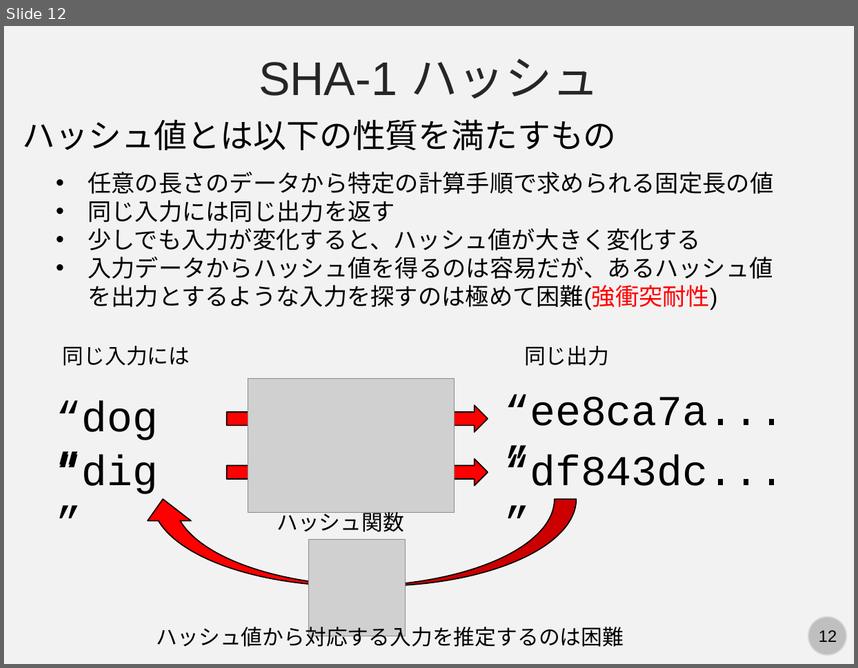
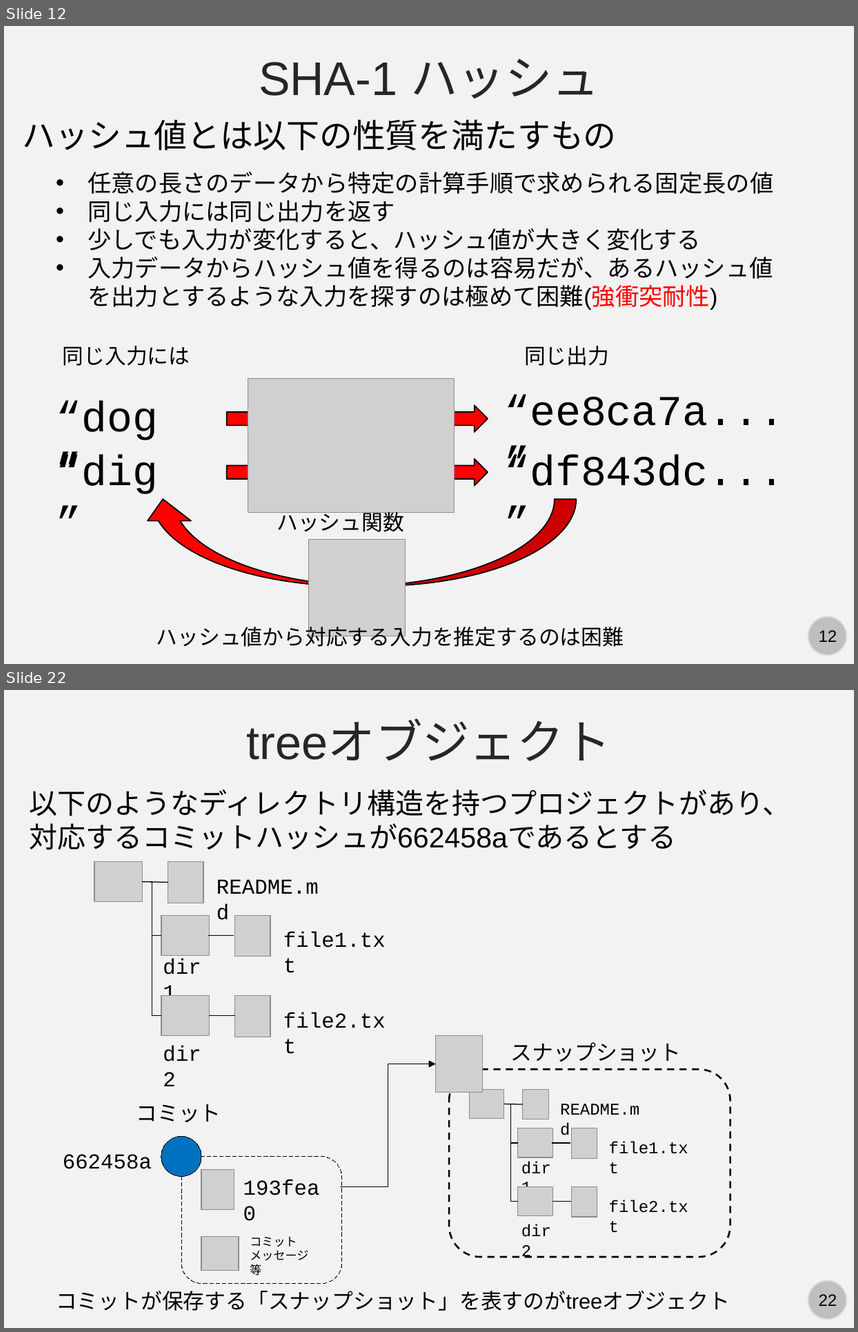
Before and after one commit to kaityo256/github, a slide deck: internals/fig/slide.pptx. Shown one above the other, each under a label of ours: slide 12 before the commit, slides 12 and 22 after it; the slides between them are not shown. The pictures are 858x668 and 858x1332 pixels, drawn with LibreOffice and Linux fonts; fonts in the diff are those of the drawing; grey boxes stand for pictures. Boxes give left, top, right and bottom in pixels: in the first picture for what was removed or moved away, otherwise in the second. Text is boxed around its words. In the diff, an @@ line names an element or a change of style, - is before the commit and + after.

```diff
--- a/internals/fig/slide.pptx
+++ b/internals/fig/slide.pptx
@@ slide 22 added at [4, 690, 854, 1328], background #F2F2F2; not listed: 2 template elements that a slide beside it also shows @@
@@ text added at [247, 721, 611, 761], 40 pt, text #262626 @@
+treeオブジェクト
@@ text added at [29, 789, 791, 850], 24 pt, text #000000 @@
+以下のようなディレクトリ構造を持つプロジェクトがあり、
+対応するコミットハッシュが662458aであるとする
@@ picture added at [94, 862, 142, 902] @@
@@ picture added at [168, 862, 204, 903] @@
@@ line added from (143, 881) to (168, 882), #000000 0.75 pt @@
@@ elbow line added from (143, 881) to (161, 935), #000000 0.75 pt @@
@@ elbow line added from (143, 881) to (161, 1016), #000000 0.75 pt @@
@@ text added at [217, 879, 319, 894], 18 pt, text #000000 @@
+README.md
@@ picture added at [161, 915, 209, 955] @@
@@ picture added at [235, 915, 271, 956] @@
@@ line added from (208, 935) to (234, 935), #000000 0.75 pt @@
@@ text added at [283, 931, 386, 947], 18 pt, text #000000 @@
+file1.txt
@@ text added at [154, 949, 219, 983], 18 pt, text #000000 @@
+dir1
@@ picture added at [161, 995, 209, 1035] @@
@@ picture added at [235, 995, 271, 1036] @@
@@ line added from (209, 1016) to (235, 1016), #000000 0.75 pt @@
@@ text added at [283, 1012, 386, 1028], 18 pt, text #000000 @@
+file2.txt
@@ text added at [154, 1035, 219, 1069], 18 pt, text #000000 @@
+dir2
@@ picture added at [436, 1035, 483, 1092] @@
@@ text added at [511, 1042, 681, 1061], 18 pt, text #000000 @@
+スナップショット
@@ elbow arrow added from (341, 1186) to (436, 1064), #000000 0.5 pt @@
@@ rounded rectangle added at [450, 1069, 731, 1256], outline #000000 1.5 pt dashed @@
@@ text added at [136, 1104, 221, 1122], 18 pt, text #000000 @@
+コミット
@@ ellipse added at [161, 1136, 201, 1176], fill #0070C0, outline #000000 0.75 pt @@
@@ text added at [63, 1154, 152, 1169], 18 pt, text #000000 @@
+662458a
@@ rounded rectangle added at [181, 1156, 342, 1283], outline #000000 0.75 pt dashed @@
@@ picture added at [201, 1170, 234, 1210] @@
@@ text added at [235, 1170, 341, 1203], 18 pt, text #000000 @@
+193fea0
@@ group added at [469, 1089, 688, 1244]: 6 pictures, 5 texts, 3 lines, 2 elbow lines @@
+README.md
+dir1
+dir2
+file1.txt
+file2.txt
@@ picture added at [201, 1236, 239, 1270] @@
@@ text added at [250, 1236, 308, 1275], 10 pt, text #000000 @@
+コミット
+メッセージ等
@@ text added at [56, 1290, 730, 1310], 18 pt, text #000000 @@
+コミットが保存する「スナップショット」を表すのがtreeオブジェクト
```
Also in this commit, not shown: 1 slide changed, 23 other slides added, 4 other files.
